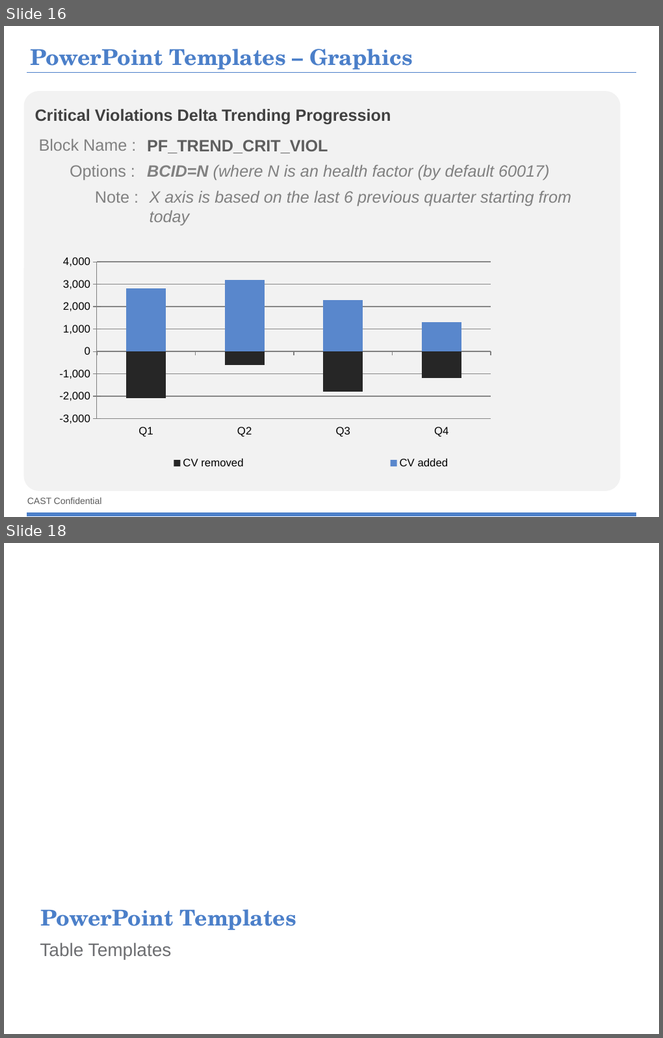
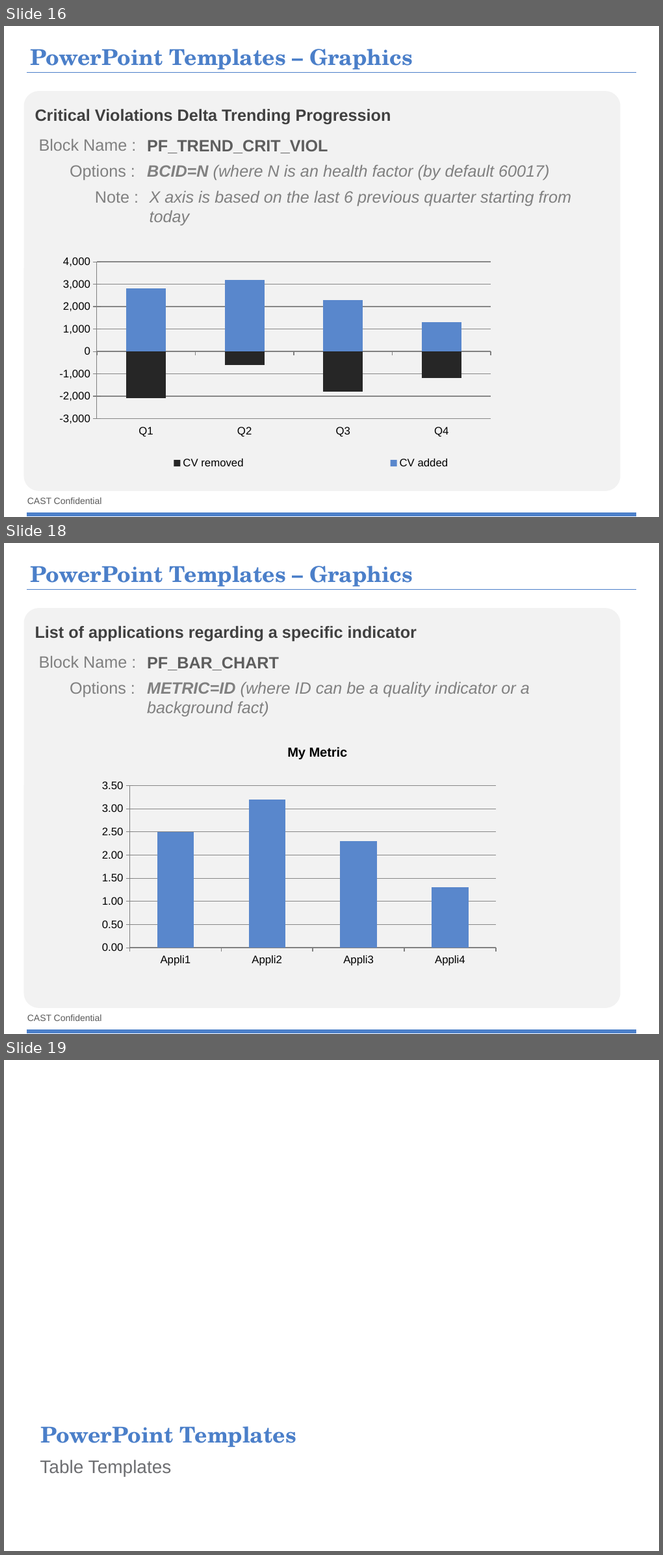
Before and after one commit to CAST-projects/ReportGenerator, a slide deck: CastReporting.Reporting/PortfolioTemplatesFiles/1- Portfolio-Powerpoint-components-library.pptx. Shown one above the other, each under a label of ours: slides 16 and 18 before the commit, slides 16, 18 and 19 after it; the slides between them are not shown. The pictures are 663x1038 and 663x1555 pixels, drawn with LibreOffice and Linux fonts; fonts in the diff are those of the drawing; background and template pictures are left out. Boxes give left, top, right and bottom in pixels: in the first picture for what was removed or moved away, otherwise in the second. Text is boxed around its words. In the diff, an @@ line names an element or a change of style, - is before the commit and + after.

Commit message:
REPORTGEN-224 : Add Bar chart component for apps

```diff
--- a/CastReporting.Reporting/PortfolioTemplatesFiles/1- Portfolio-Powerpoint-components-library.pptx
+++ b/CastReporting.Reporting/PortfolioTemplatesFiles/1- Portfolio-Powerpoint-components-library.pptx
@@ slide 18 added at [4,543,659,1034], background #FFFFFF; not listed: 3 template elements that a slide beside it also shows @@
@@ title added at [30,566,413,590], 24 pt, text #4B7FC9, bold @@
+PowerPoint Templates – Graphics
@@ rounded rectangle added at [24,608,621,1008], fill #F2F2F2 @@
@@ text added at [35,626,417,641], 18 pt, text #404040, bold @@
+List of applications regarding a specific indicator
@@ text added at [39,656,127,668], 18 pt, text #808080 @@
+Block Name :
@@ text added at [147,657,279,670], 18 pt, text #5E5E5E, bold @@
+PF_BAR_CHART
@@ text added at [70,682,126,697], 18 pt, text #808080 @@
+Options :
@@ text added at [147,682,530,717], 18 pt, text #808080, italic @@
+METRIC=ID (where ID can be a quality indicator or a background fact)
@@ column chart added at [42,722,612,994] @@
+title "My Metric"
+categories: Appli1, Appli2, Appli3, Appli4
+My Metric: 2.5, 3.2, 2.3, 1.3
@@ what was slide 18 is now slide 19 @@
```
Also in this commit, not shown: 1 slide changed, 28 other files.
